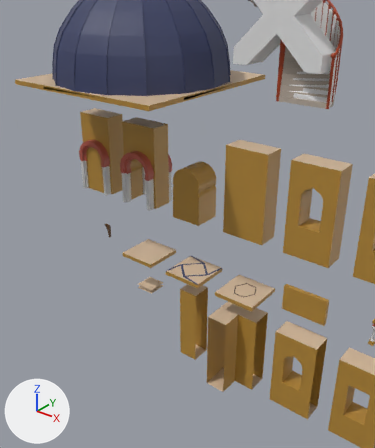
Two versions of the Blender file Blender/Tile Architectural.blend, one commit apart.
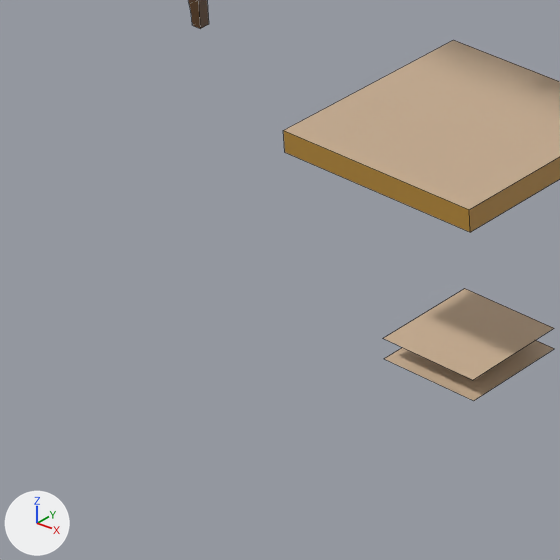
Each version is shown whole from a camera (50 mm lens) standing at (23.66, -17.61, 8.4) and looking at (6.91, 3.33, -4.59), then close up on the part from 21% to 44% of the width and 52% to 71% of the height. Arrows for +X, +Y and +Z are at lower left; the lights stay in place. The older version's two pictures come first. The close-ups show mesh edges as thin lines.

The first close-up shows 'Floor', 'Floor.001' and 1 more.
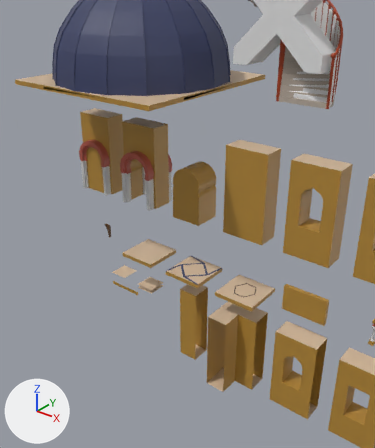
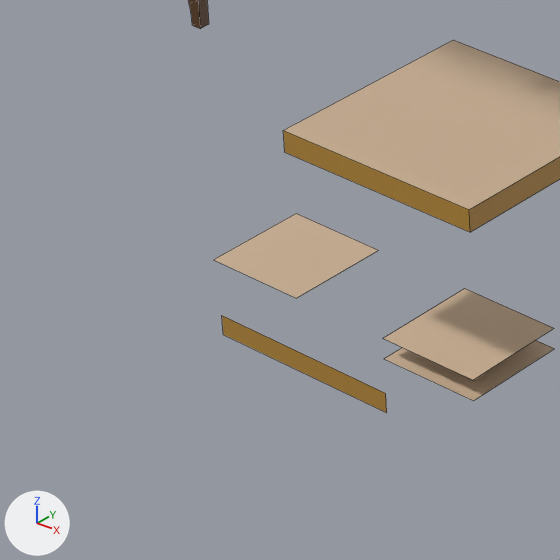
Commit message: Add simple planes to fix some holes

Pixel boxes (x1, y1, x2, y2) of what changed, in the close-ups (560 x 560 px):
'FloorPlane', added (beige)
    after: (214, 214, 378, 298)
'LowWallPlane', added (brown)
    after: (222, 316, 387, 413)

What changed in the scene script:
```text
Add me_cube_019:
    me_cube_019.from_pydata(...)  # 4 vertices, 1 face; spans x -1.0..1.0, y 0.0, z -0.1..0.1
    me_cube_019.materials.append(mat_tilesarchitectural)  # picture img_atlas_v2_png
Add me_cube_018:
    me_cube_018.from_pydata(...)  # 4 vertices, 1 face; spans x -1.0..1.0, y -1.0..1.0, z 0.0
    me_cube_018.materials.append(mat_tilesarchitectural)  # picture img_atlas_v2_png
Add ob_lowwallplane:
    ob_lowwallplane = bpy.data.objects.new('LowWallPlane', me_cube_019)
    ob_lowwallplane.location = (5.0, 0.0, -8.0)
Add ob_floorplane:
    ob_floorplane = bpy.data.objects.new('FloorPlane', me_cube_018)
    ob_floorplane.location = (5.0, 0.0, -6.9)
    ob_floorplane.scale = (0.5, 0.5, 1.0)
```
